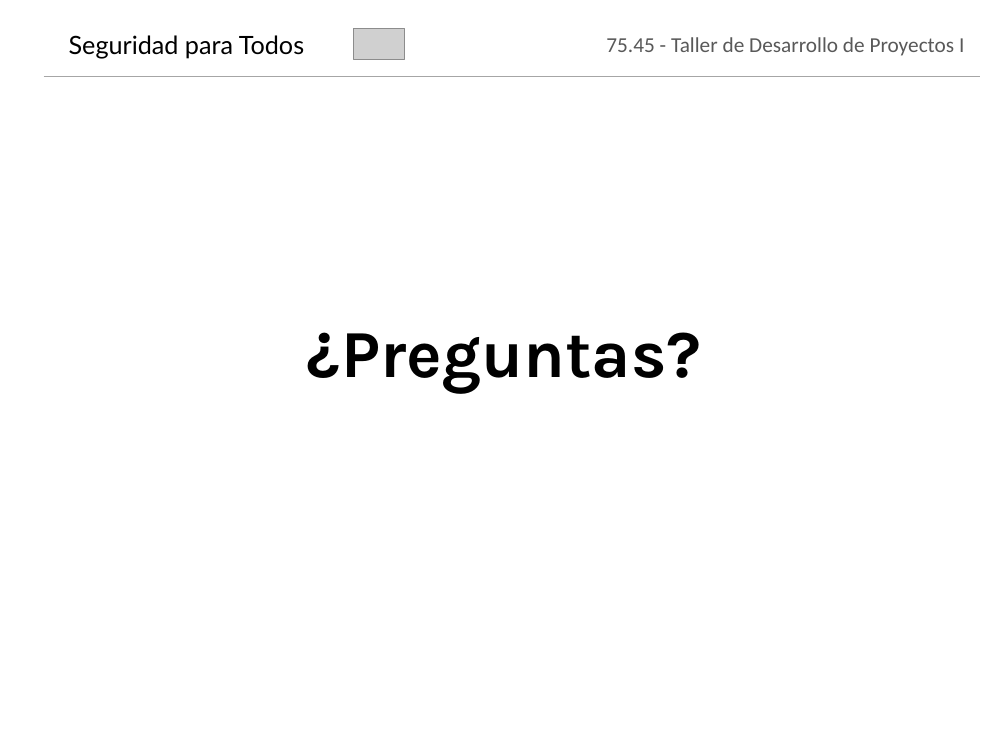
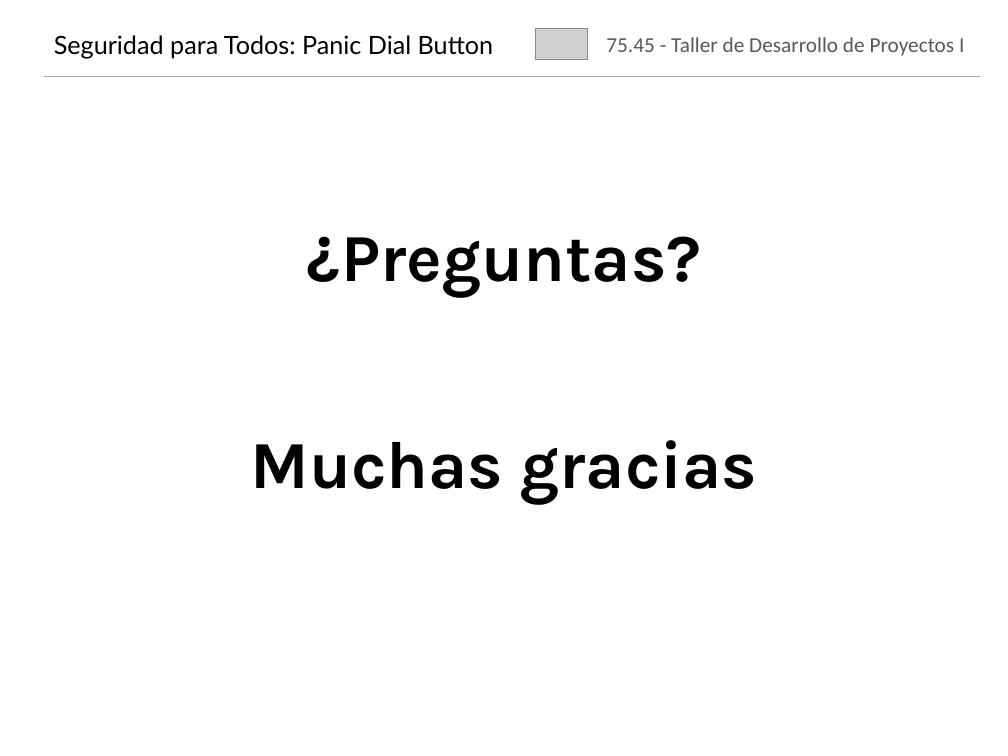
Before and after one commit to jmonetti/2012-1er-taller-de-desarrollo-de-proyectos-i, a slide deck: slide 7 of docs/Presentacion_v2.pptx. Drawn at 1008x756 pixels with LibreOffice and Linux fonts; fonts in the diff are those of the drawing; grey boxes stand for pictures; background and template pictures are left out. Boxes give left, top, right and bottom in pixels: in the first picture for what was removed or moved away, otherwise in the second. Text is boxed around its words. In the diff, an @@ line names an element or a change of style, - is before the commit and + after.

```diff
--- a/docs/Presentacion_v2.pptx
+++ b/docs/Presentacion_v2.pptx
@@ picture: place and size @@
-picture at <box>353,29,404,59</box>
+picture at <box>535,28,587,58</box>
@@ text at <box>54,35,494,59</box>: text changed @@
-Seguridad para Todos
+Seguridad para Todos: Panic Dial Button
@@ text "¿Preguntas?": place and size @@
-text "¿Preguntas?" at <box>307,332,702,394</box>
+text "¿Preguntas?" at <box>307,236,702,298</box>
@@ text added at <box>250,440,757,505</box>, 48 pt, text #000000, bold @@
+Muchas gracias
```
Also in this commit, not shown: 6 other slides changed, 1 slide removed.
